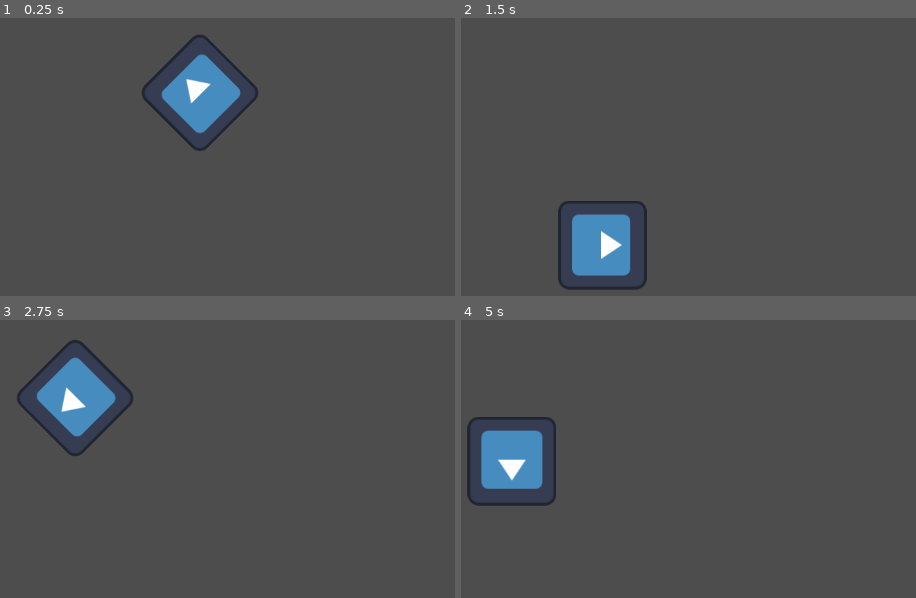
Above: before the commit, frames 1-4 (two rows, left to right).
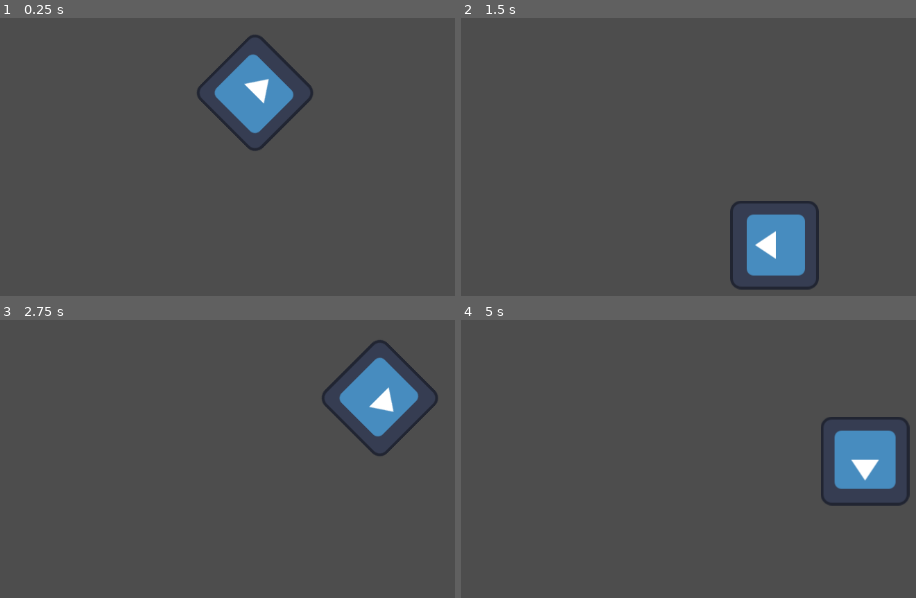
Above: after the commit, the same moments.

Repository: nitesh098suthar/Godot-Practice
Game: Godot game, scene res://sprite_2d.tscn
Two runs of this game, one before a commit and one after it. Both use one fixed random seed, a clock stepped at 60 frames per second and the inputs below. The engine's default icon, where the game draws it, is replaced by a stand-in: a white triangle on a blue panel in a dark square.
Inputs:
- Up to frame 1 (0.25 s): no input
- Up to frame 2 (1.5 s): no input
- Up to frame 3 (2.75 s): no input
- Up to frame 4 (5 s): no input

The runs differ from the first frame. In frame 1, 6.3% of the frame differs, in the area x 31-69%, y 6-48%; in frame 2, 7.3%; in frame 3, 7.3%; in frame 4, 7.5%, in the area x 1-99%, y 34-67%.

Commit message:
add button to play and pause the animation using signals

Diff:
--- a/Rotate Sprite In Angular Direction Infinite/Sprite2D.gd
+++ b/Rotate Sprite In Angular Direction Infinite/Sprite2D.gd
@@ -7,6 +7,10 @@
 var speed = 400
 
 func _process(delta):
-	rotation -= angular_speed * delta #use + or - to change the direction
+	rotation += angular_speed * delta #use + or - to change the direction
 	var velocity = Vector2.UP.rotated(rotation)
 	position += speed * velocity * delta # Update position correctly
+
+
+func _on_button_pressed():
+	set_process(not is_processing()) # Replace with function body.
--- /dev/null
+++ b/Rotate Sprite In Angular Direction Infinite/node_2d.tscn
@@ -0,0 +1,16 @@
+[gd_scene load_steps=2 format=3 uid="uid://4qtvg43c3cfn"]
+
+[ext_resource type="PackedScene" uid="uid://b30jyffdimeg0" path="res://sprite_2d.tscn" id="1_0o14a"]
+
+[node name="Node2D" type="Node2D"]
+
+[node name="Sprite2D" parent="." instance=ExtResource("1_0o14a")]
+
+[node name="Button" type="Button" parent="."]
+offset_left = 974.0
+offset_top = 16.0
+offset_right = 1133.0
+offset_bottom = 49.0
+text = "Toggle Animation"
+
+[connection signal="pressed" from="Button" to="Sprite2D" method="_on_button_pressed"]
